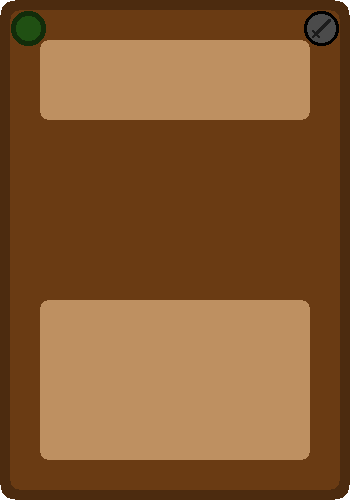
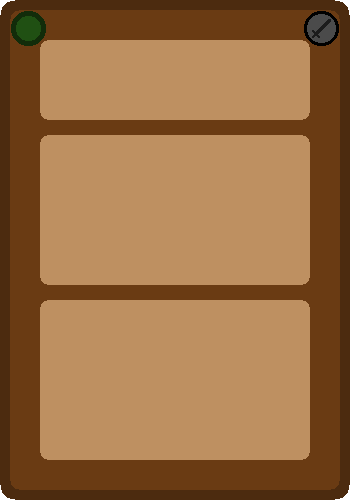
The second 350 x 500 image is a revision of the first. Changes to its layers:
added layer "cardArt" above "selectedEdge" over box(40, 135, 310, 285)
